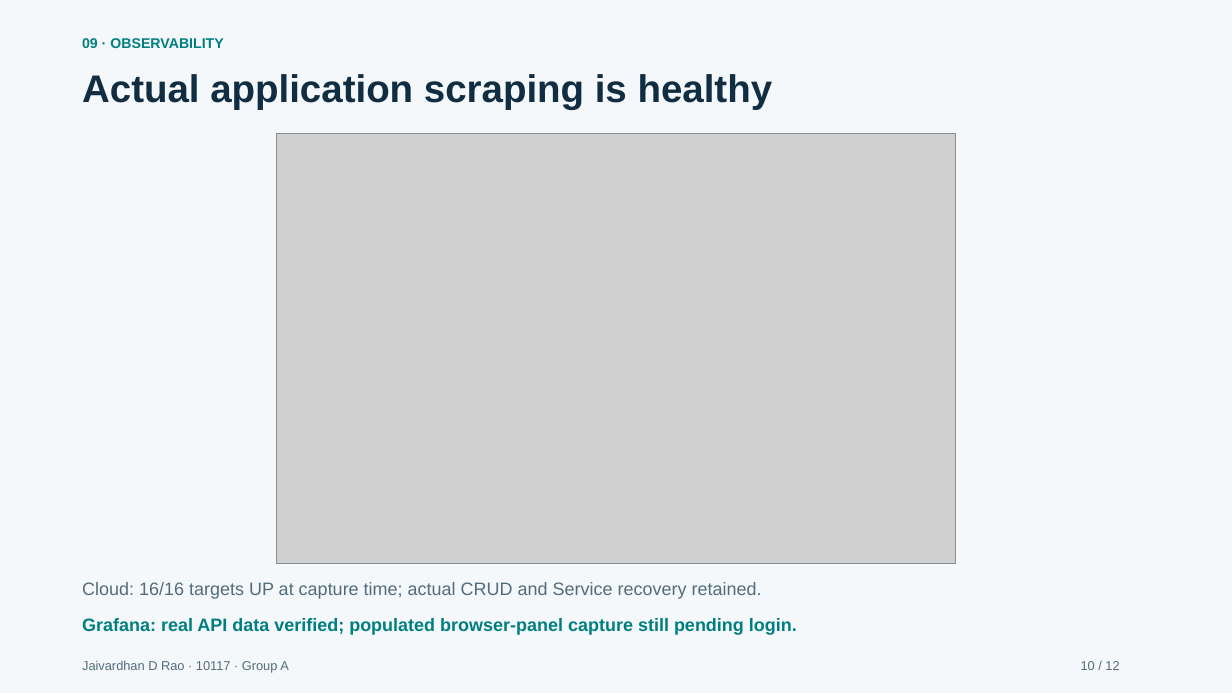
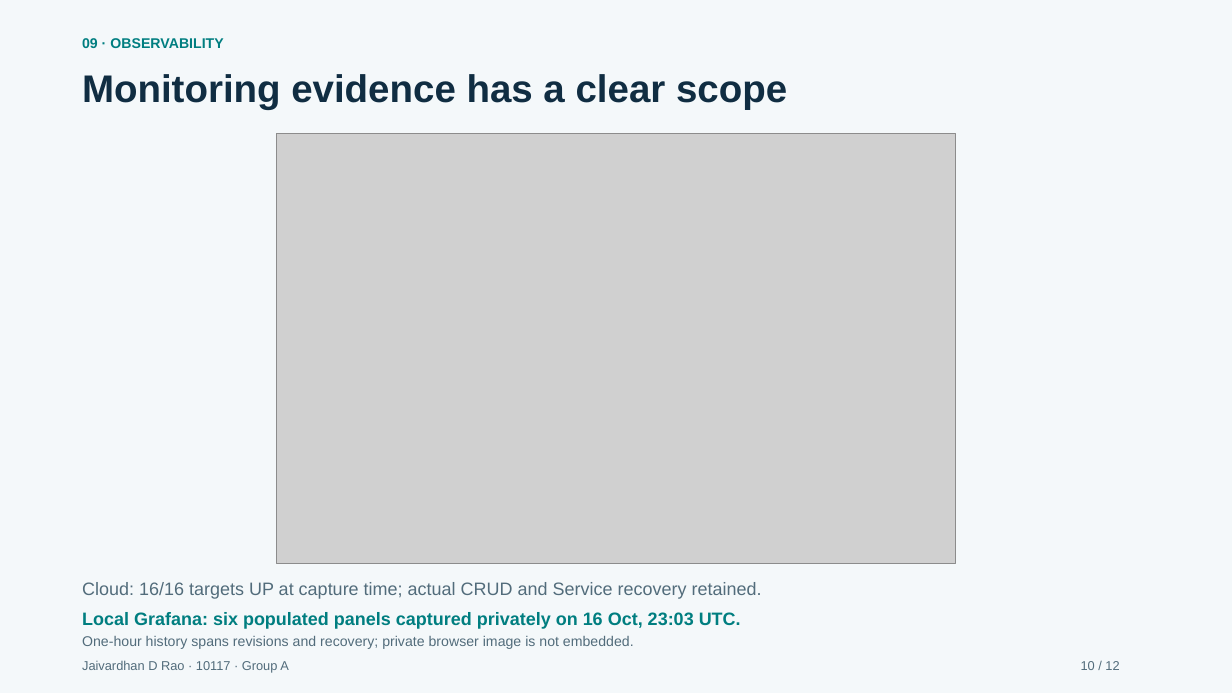
Before and after one commit to jaivardhandrao/labledger-devops-capstone, a slide deck: slide 10 of docs/presentation/LabLedger_Capstone_Presentation.pptx. Drawn at 1232x693 pixels with LibreOffice and Linux fonts; fonts in the diff are those of the drawing; grey boxes stand for pictures. Boxes give left, top, right and bottom in pixels: in the first picture for what was removed or moved away, otherwise in the second. Text is boxed around its words. In the diff, an @@ line names an element or a change of style, - is before the commit and + after.

```diff
--- a/docs/presentation/LabLedger_Capstone_Presentation.pptx
+++ b/docs/presentation/LabLedger_Capstone_Presentation.pptx
@@ text at (82,74,787,109): text changed @@
-Actual application scraping is healthy
+Monitoring evidence has a clear scope
@@ text at (82,612,741,629): text changed @@
-Grafana: real API data verified; populated browser-panel capture still pending login.
+Local Grafana: six populated panels captured privately on 16 Oct, 23:03 UTC.
@@ text added at (82,636,634,649), 11 pt, text #526C7B @@
+One-hour history spans revisions and recovery; private browser image is not embedded.
```
Also in this commit, not shown: 3 other slides changed, 13 other files.
